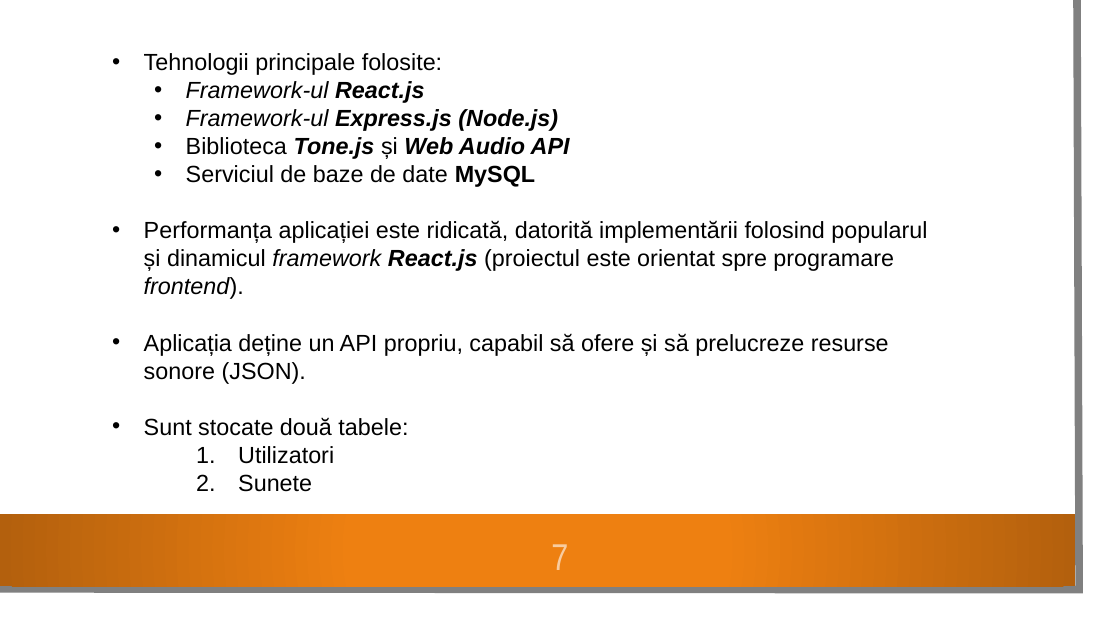
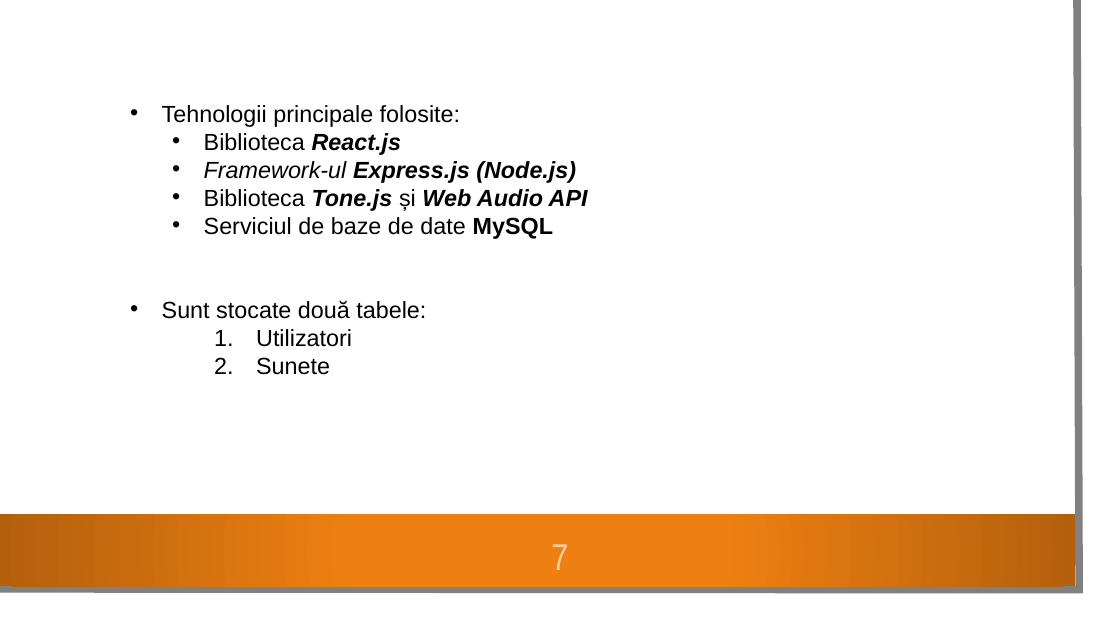
Before and after one commit to paulscutaru/SoundMaker, a slide deck: slide 7 of public/documentation/prezentare.pptx. Drawn at 1120x630 pixels with LibreOffice and Linux fonts; fonts in the diff are those of the drawing; background and template pictures are left out. Boxes give left, top, right and bottom in pixels: in the first picture for what was removed or moved away, otherwise in the second. Text is boxed around its words. In the diff, an @@ line names an element or a change of style, - is before the commit and + after.

```diff
--- a/public/documentation/prezentare.pptx
+++ b/public/documentation/prezentare.pptx
@@ text "Tehnologii principale folosite:": place and size @@
-text "Tehnologii principale folosite:" at [144,53,927,492]
+text "Tehnologii principale folosite:" at [162,105,588,375]
@@ text at [204,133,402,155]: text changed; italic off @@
-  • Framework-ul React.js
+  • Biblioteca React.js
@@ text at [144,220,927,384]: paragraphs removed @@
-• Performanța aplicației este ridicată, datorită implementării folosind popularul și dinamicul framework React.js (proiectul este orientat spre programare frontend).
-• Aplicația deține un API propriu, capabil să ofere și să prelucreze resurse sonore (JSON).
```
Also in this commit, not shown: 2 other slides changed, 2 other files.
